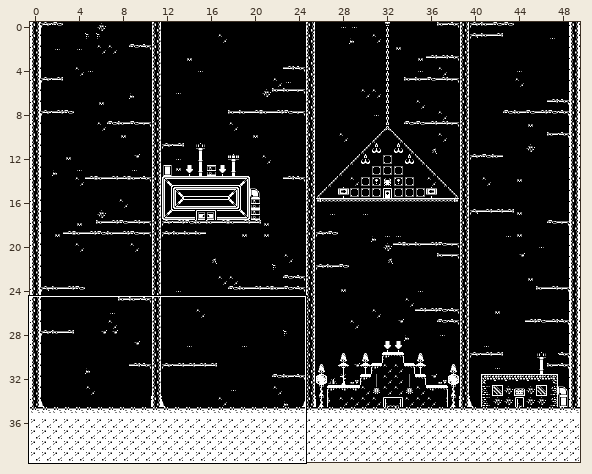
Tiled map -- assets/tilesets/hub.tmx. The first picture is a wide view before the edit; the outline marks the close-up.
Close-up. The starting point:
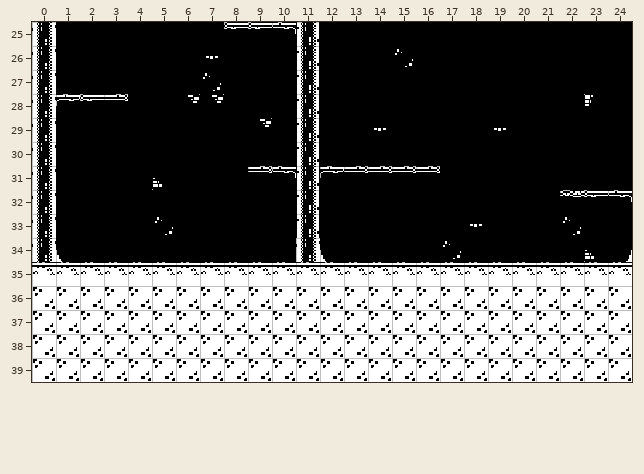
Cells are 16x16 px. Shown: x 0..24, y 25..39. The commit also changed other parts of the map, which this record leaves out.
New version:
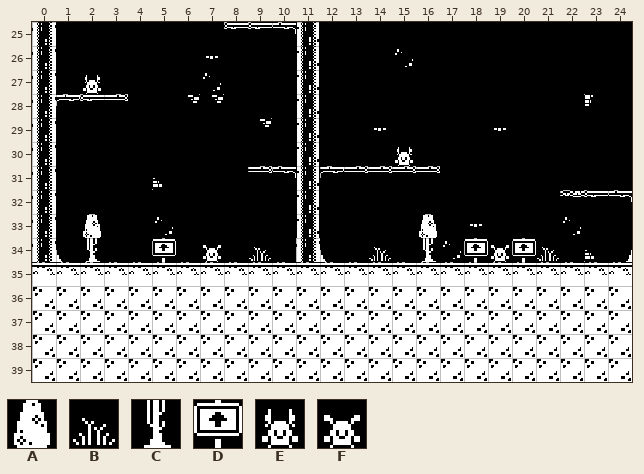
Key: from "base_black": A 15, B 18, C 55, D 74, E 260, F 280.
_ is an empty cell.
From old to new:
Layer "Midground":
There is now tile A in row 33 at x 2 and 16.
There is now tile B in row 34 at x 9, 14 and 21.
There is now tile C in row 34 at x 2 and 16.
There is now tile D in row 34 at x 5, 18 and 20.
There is now tile E in row 27 at x 2; in row 30 at x 15.
There is now tile F in row 34 at x 7 and 19.
